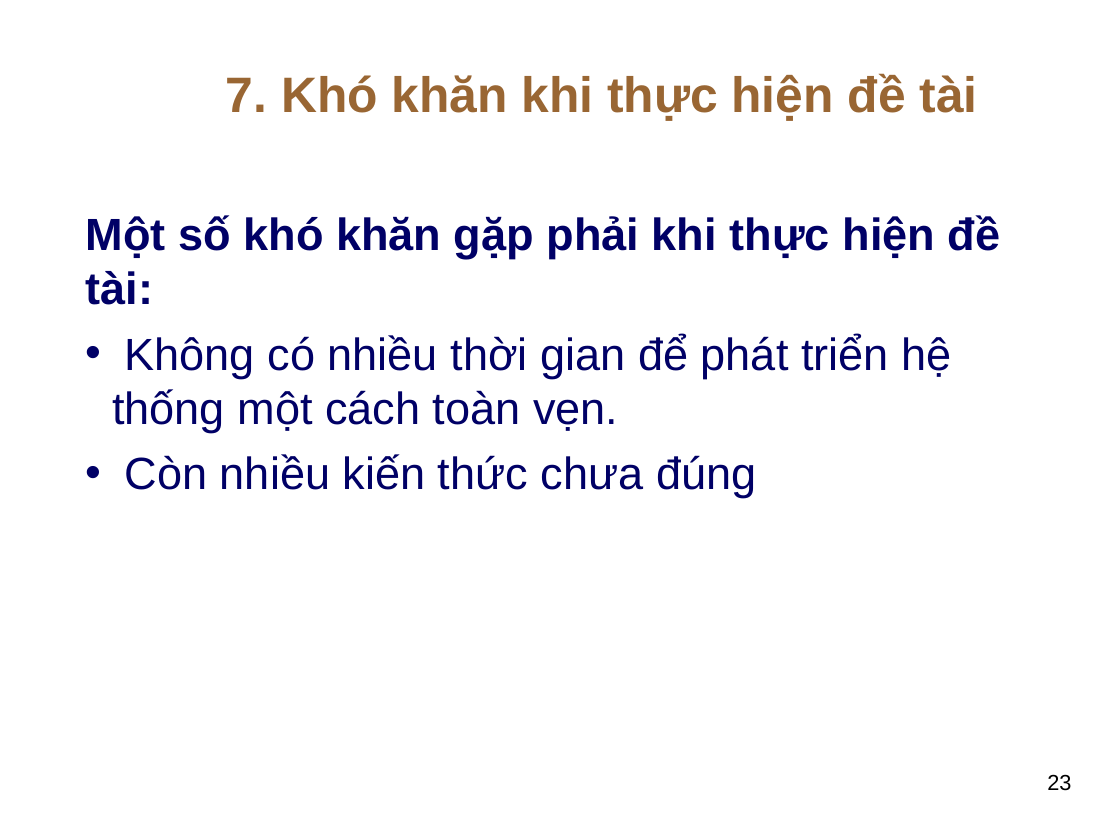
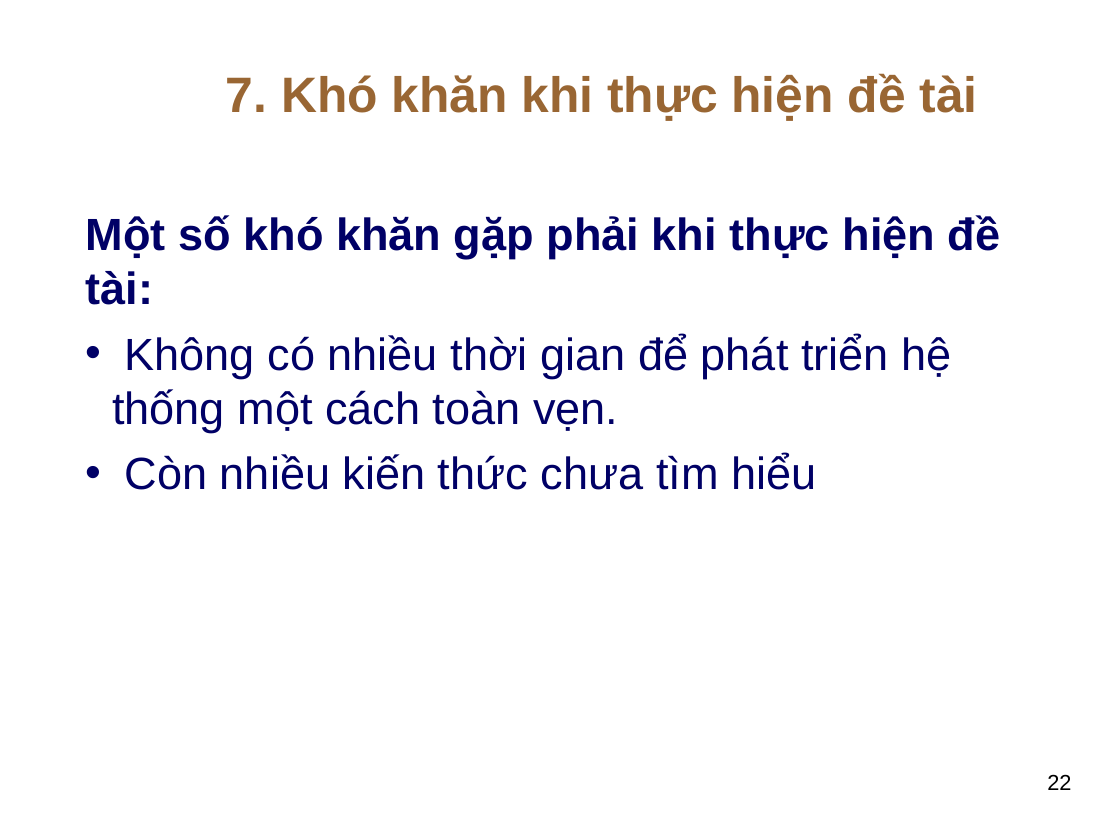
Before and after one commit to thuhuynh4393/testfrontend, a slide deck: slide 22 of Thu HUynh - SLide bao cao.ppt (slide 23 before the commit). Drawn at 1120x840 pixels with LibreOffice and Linux fonts; fonts in the diff are those of the drawing; background and template pictures are left out. Boxes give left, top, right and bottom in pixels: in the first picture for what was removed or moved away, otherwise in the second. Text is boxed around its words. In the diff, an @@ line names an element or a change of style, - is before the commit and + after.

```diff
--- a/Thu HUynh - SLide bao cao.ppt
+++ b/Thu HUynh - SLide bao cao.ppt
@@ text at (125, 454, 816, 490): text changed @@
-• Còn nhiều kiến thức chưa đúng
+• Còn nhiều kiến thức chưa tìm hiểu
@@ page number at (1047, 774, 1071, 790): text changed @@
-23
+22
```
Also in this commit, not shown: 3 other slides changed, 10 slides added, 11 slides removed, 1 other file.
